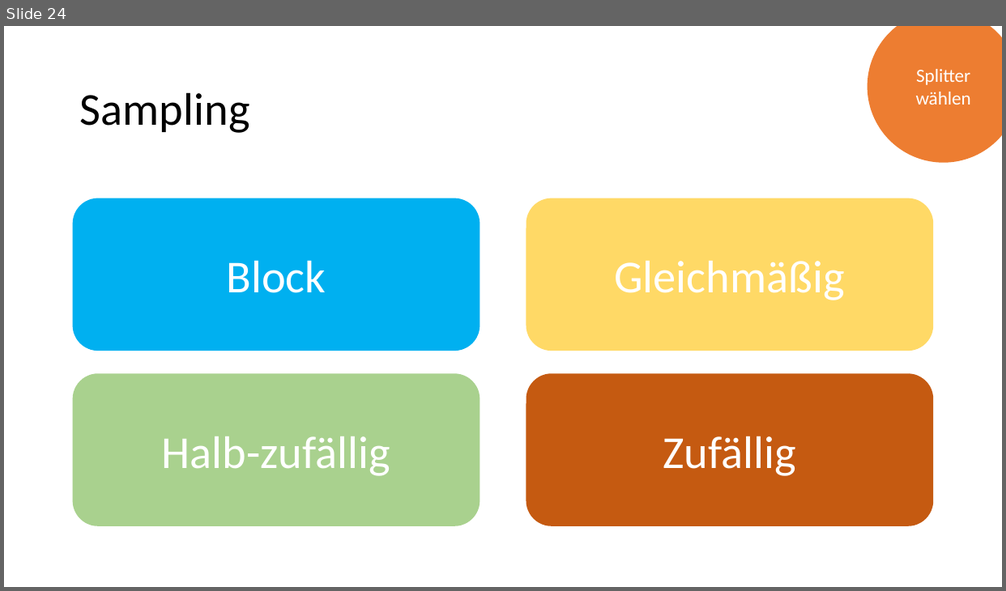
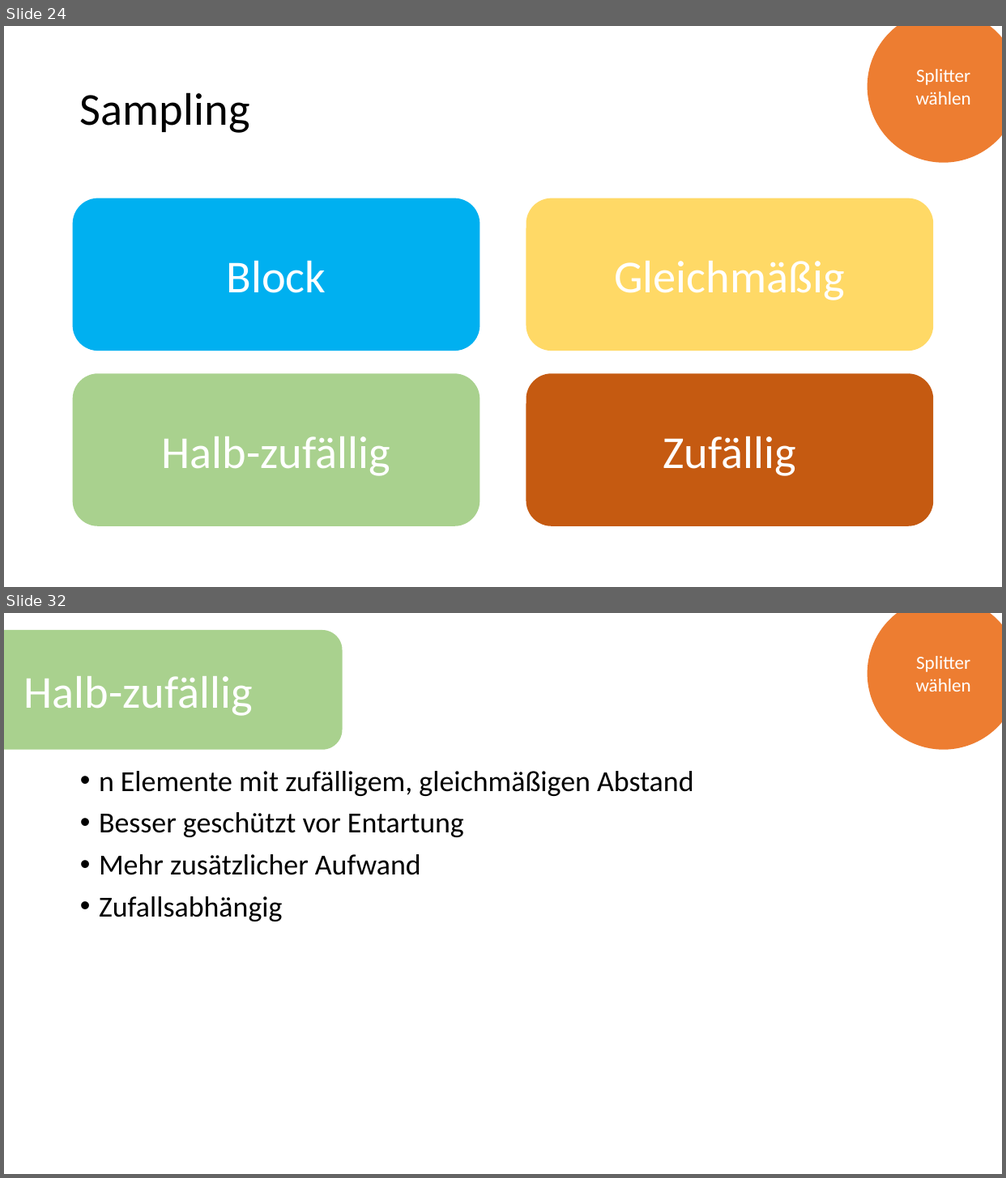
Before and after one commit to NikBenson/ALG, a slide deck: presentation/main.pptx. Shown one above the other, each under a label of ours: slide 24 before the commit, slides 24 and 32 after it; the slides between them are not shown. The pictures are 1006x591 and 1006x1178 pixels, drawn with LibreOffice and Linux fonts; fonts in the diff are those of the drawing. Boxes give left, top, right and bottom in pixels: in the first picture for what was removed or moved away, otherwise in the second. Text is boxed around its words. In the diff, an @@ line names an element or a change of style, - is before the commit and + after.

```diff
--- a/presentation/main.pptx
+++ b/presentation/main.pptx
@@ slide 32 added at (x1=4, y1=613, x2=1002, y2=1174), background #FFFFFF @@
@@ rounded rectangle added at (x1=4, y1=630, x2=343, y2=750), fill #A9D18E, 44 pt, text #FFFFFF @@
+Halb-zufällig
@@ ellipse added at (x1=867, y1=613, x2=1002, y2=750), fill #ED7D31, 18 pt, text #FFFFFF @@
+Splitter wählen
@@ text added at (x1=99, y1=771, x2=694, y2=922), 28 pt, text #000000 @@
+• n Elemente mit zufälligem, gleichmäßigen Abstand
+• Besser geschützt vor Entartung
+• Mehr zusätzlicher Aufwand
+• Zufallsabhängig
```
Also in this commit, not shown: 31 other slides added.
